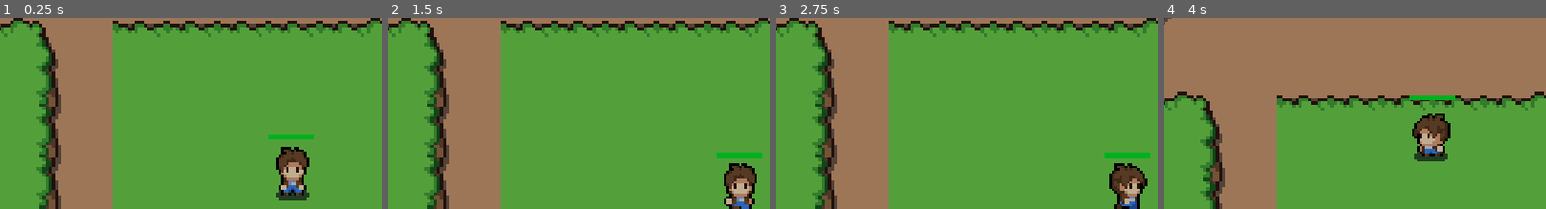
Above: before the commit, frames 1-4 (left to right).
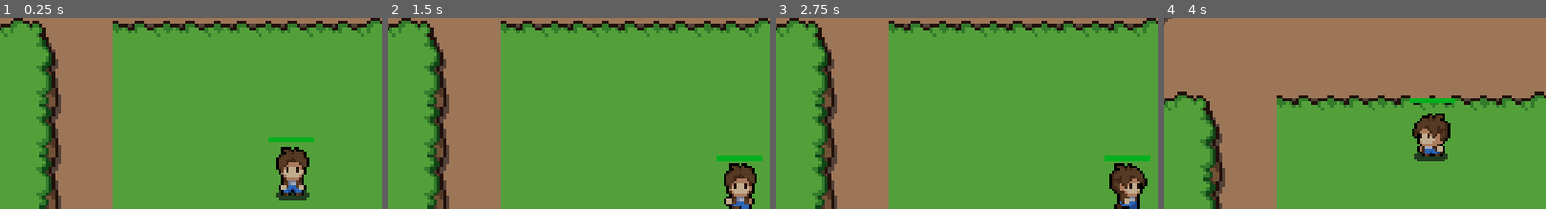
Above: after the commit, the same moments.

Repository: triuyen/Godot_grp_project
Game: Godot game, scene res://scenes/root.tscn
Same seed, same stepped clock (60 frames per second), same inputs: the game is played once before the commit and once after it.
Inputs (mouse positions are % of the whole screen's width and height, from its top left):
- Up to frame 1 (0.25 s): no input
- Up to frame 2 (1.5 s): move the mouse to (72, 45) at 0.52 s; hold D (player_right) 0.53-1.28 s; click (72, 45) at 0.6 s; move the mouse to (30, 55) at 1.27 s; hold S (player_down) from 1.28 s (still down); tap Shift (player_dash) at 1.35 s
- Up to frame 3 (2.75 s): move the mouse to (60, 28) at 2.02 s; release S (player_down) at 2.03 s; hold D (player_right) from 2.03 s (still down); click (60, 28) at 2.1 s
- Up to frame 4 (4 s): move the mouse to (45, 70) at 2.77 s; release D (player_right) at 2.78 s; hold W (player_up) 2.78-3.53 s; tap Shift (player_dash) at 2.85 s; move the mouse to (80, 65) at 3.52 s; hold A (player_left) from 3.53 s (still down); click (80, 65) at 3.6 s
The pictures show only the part of the screen within x 12-62%, y 4-54%; the shares and areas given below are measured in that part.

The runs differ from the first frame. In frame 1, 0.4% of the frame differs, in the area x 70-83%, y 61-65%; in frame 2, 0.4%; in frame 3, 0.4%; in frame 4, 0.4%.

Commit message:
Fix player

Diff:
--- a/godot/scenes/player.tscn
+++ b/godot/scenes/player.tscn
@@ -455,9 +455,6 @@
 scale = Vector2(1.26714, -0.896319)
 shape = SubResource("RectangleShape2D_j6c2y")
 
-[node name="health_component" parent="." instance=ExtResource("5_e66l8")]
-position = Vector2(0, -3.97)
-
 [node name="blinking_component" parent="." instance=ExtResource("5_wq213")]
 
 [node name="sprite" type="AnimatedSprite2D" parent="blinking_component"]
@@ -469,6 +466,7 @@
 
 [node name="hurtbox_coponent" parent="." node_paths=PackedStringArray("health") instance=ExtResource("4_k23yd")]
 collision_mask = 16
-
+health = NodePath("../health_component")
+
+[connection signal="on_death" from="health_component" to="." method="die"]
 [connection signal="on_hit_taken" from="hurtbox_coponent" to="blinking_component" method="_on_hit_taken"]
-[connection signal="on_death" from="health_component" to="." method="die"]
